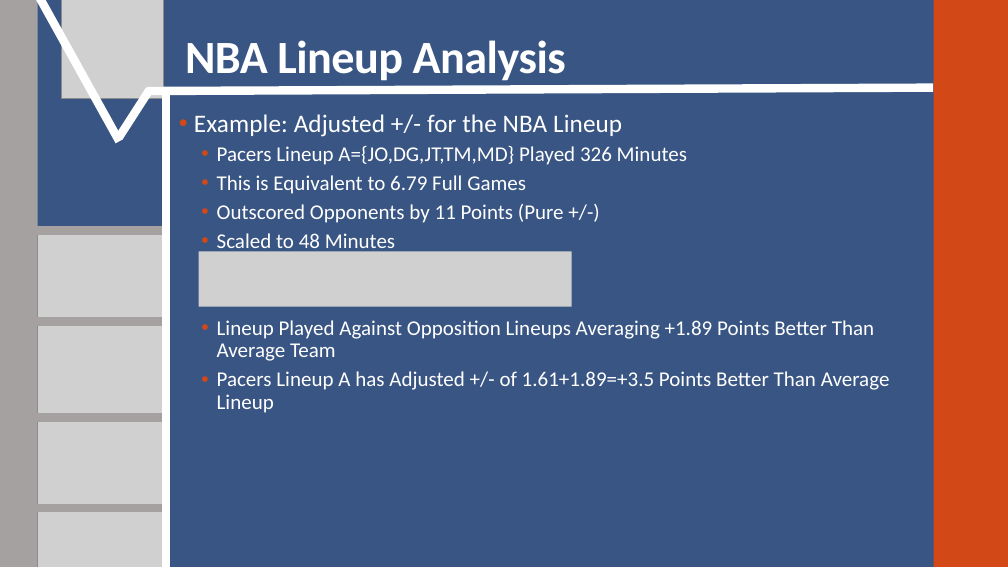
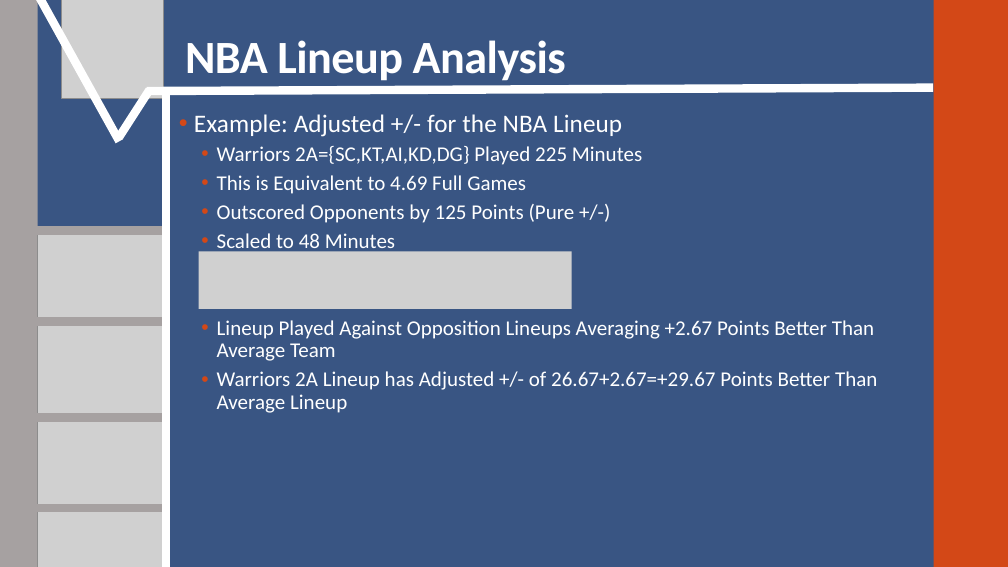
Before and after one commit to SuperMarioGiacomazzo/STOR538_WEBSITE, a slide deck: slide 4 of Slides/Basketball 3/Basketball_3_Lecture.pptx. Drawn at 1008x567 pixels with LibreOffice and Linux fonts; fonts in the diff are those of the drawing; grey boxes stand for pictures. Boxes give left, top, right and bottom in pixels: in the first picture for what was removed or moved away, otherwise in the second. Text is boxed around its words. In the diff, an @@ line names an element or a change of style, - is before the commit and + after.

```diff
--- a/Slides/Basketball 3/Basketball_3_Lecture.pptx
+++ b/Slides/Basketball 3/Basketball_3_Lecture.pptx
@@ text at <box>217,146,642,223</box>: text changed @@
-  • Pacers Lineup A={JO,DG,JT,TM,MD} Played 326 Minutes
-  • This is Equivalent to 6.79 Full Games
-  • Outscored Opponents by 11 Points (Pure +/-)
+  • Warriors 2A={SC,KT,AI,KD,DG} Played 225 Minutes
+  • This is Equivalent to 4.69 Full Games
+  • Outscored Opponents by 125 Points (Pure +/-)
@@ text at <box>217,320,877,413</box>: text changed @@
-  • Lineup Played Against Opposition Lineups Averaging +1.89 Points Better Than Average Team
-  • Pacers Lineup A has Adjusted +/- of 1.61+1.89=+3.5 Points Better Than Average Lineup
+  • Lineup Played Against Opposition Lineups Averaging +2.67 Points Better Than Average Team
+  • Warriors 2A Lineup has Adjusted +/- of 26.67+2.67=+29.67 Points Better Than Average Lineup
```
Also in this commit, not shown: 3 other slides changed, 6 other files.
